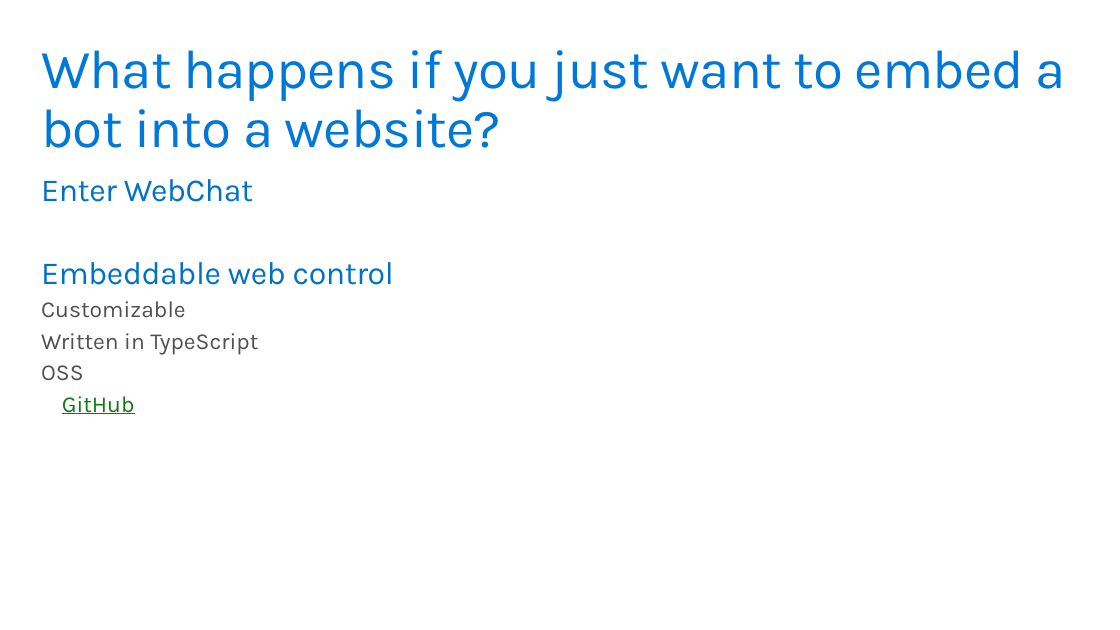
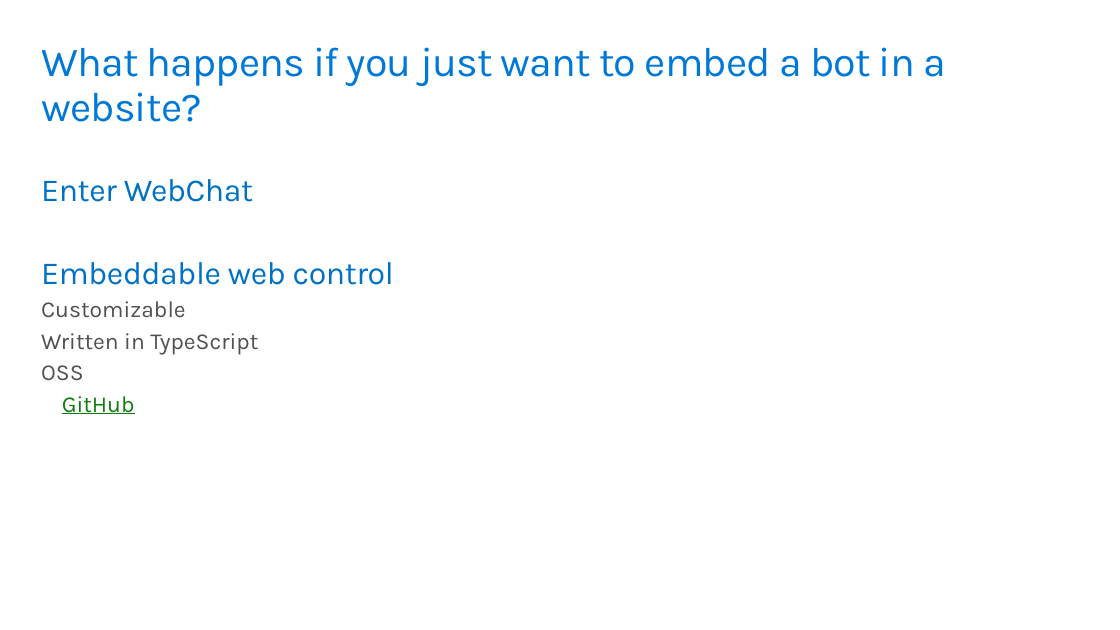
Before and after one commit to GeekTrainer/help-desk-bot-lab, a slide deck: slide 3 of Slides/8 - Backchannel.pptx. Drawn at 1120x630 pixels with LibreOffice and Linux fonts; fonts in the diff are those of the drawing. Boxes give left, top, right and bottom in pixels: in the first picture for what was removed or moved away, otherwise in the second. Text is boxed around its words. In the diff, an @@ line names an element or a change of style, - is before the commit and + after.

```diff
--- a/Slides/8 - Backchannel.pptx
+++ b/Slides/8 - Backchannel.pptx
@@ title at (41,47,946,122): text changed; size 48 to 36 pt @@
-What happens if you just want to embed a bot into a website?
+What happens if you just want to embed a bot in a website?
```
Also in this commit, not shown: 3 other slides changed.
